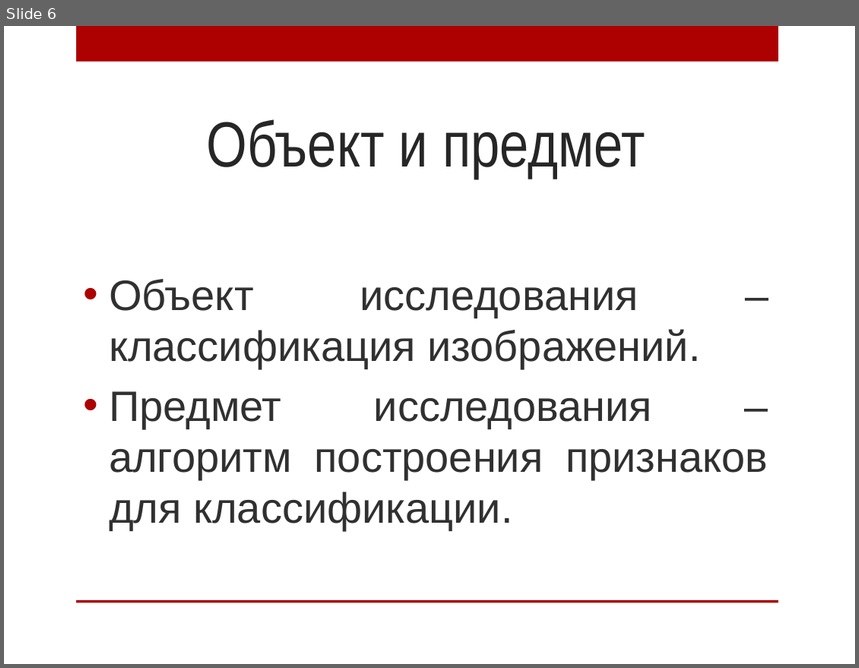
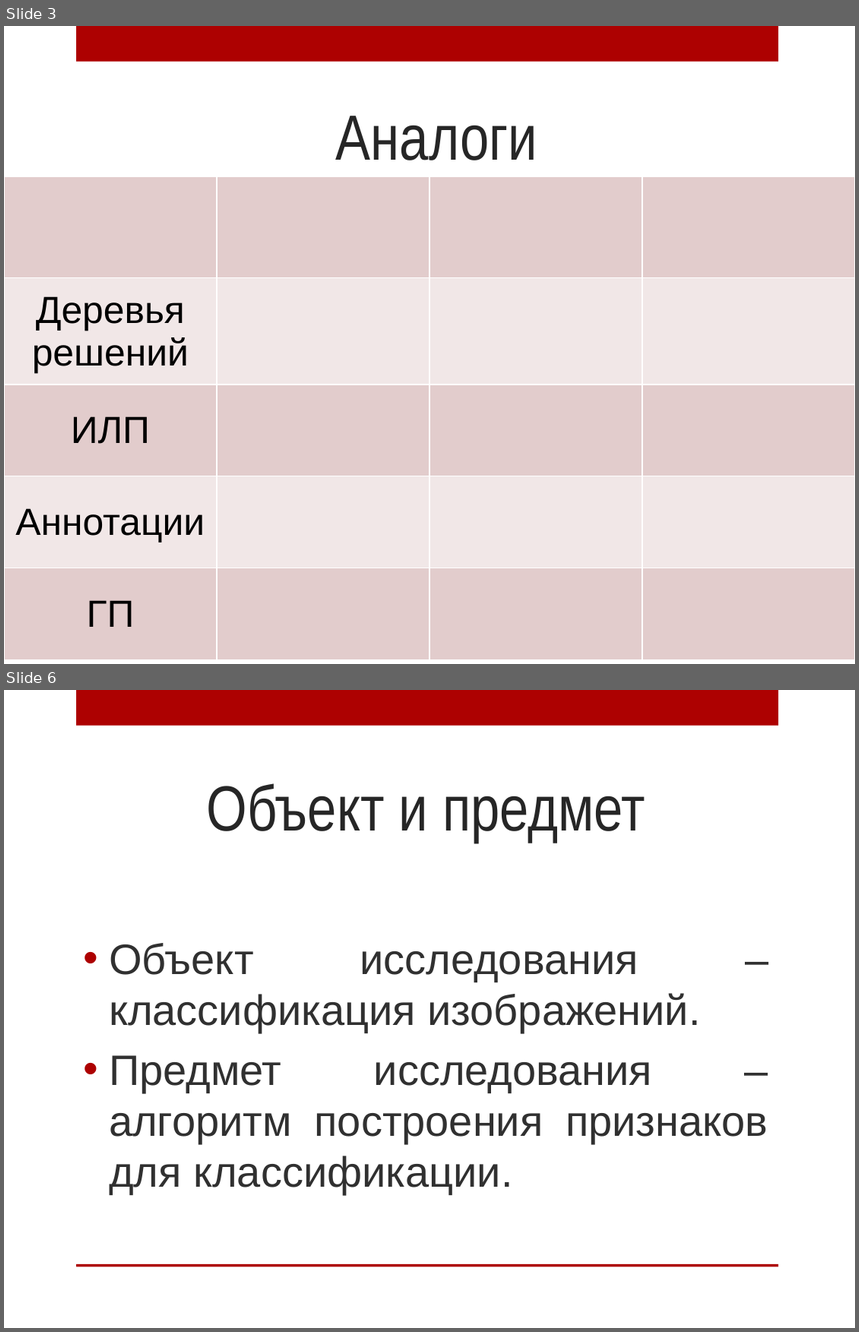
Before and after one commit to AnnaIbakaeva/Genetic, a slide deck: Диплом/Магистратура.pptx. Shown one above the other, each under a label of ours: slide 6 before the commit, slides 3 and 6 after it; the slides between them are not shown. The pictures are 859x668 and 859x1332 pixels, drawn with LibreOffice and Linux fonts; fonts in the diff are those of the drawing; background and template pictures are left out. Boxes give left, top, right and bottom in pixels: in the first picture for what was removed or moved away, otherwise in the second. Text is boxed around its words. In the diff, an @@ line names an element or a change of style, - is before the commit and + after.

```diff
--- a/Диплом/Магистратура.pptx
+++ b/Диплом/Магистратура.pptx
@@ slide 3 added at (x1=4, y1=26, x2=855, y2=664), background picture (left out); not listed: 2 template elements that a slide beside it also shows @@
@@ title added at (x1=336, y1=116, x2=538, y2=161), 54 pt, text #262626 @@
+Аналоги
@@ table added at (x1=4, y1=176, x2=855, y2=660), 5 rows, 4 columns @@
+ |  |  | 
+Деревья решений |  |  | 
+ИЛП |  |  | 
+Аннотации |  |  | 
+ГП |  |  | 
```
Also in this commit, not shown: 3 slides changed, 1 other slide added, 3 slides removed, 6 other files.
